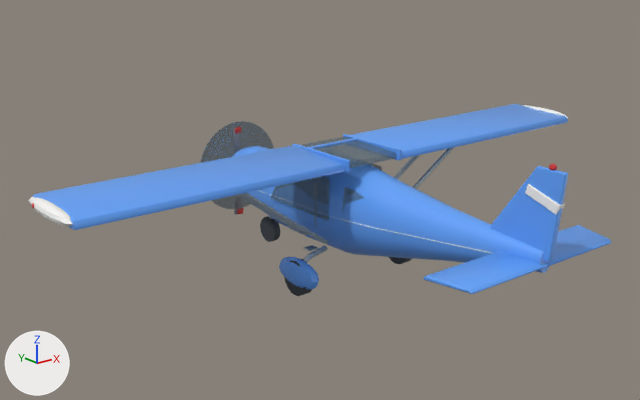
An edit to the Blender file SourceArt/Blender/Plane.blend, drawn before and after from the same camera.
Rendered twice from a 50 mm camera at (-10.02, -11.62, 5.04) aimed at (-0.6, 0.16, 0.33). Every picture has the same lights, and +X, +Y and +Z are marked at lower left. The first picture is the older version.

Names of what the first picture shows: 'Body__glass', 'Body__metal', 'Body__paint', 'Body__rubber', 'Body__white', 'Disc__glass' and 3 more.
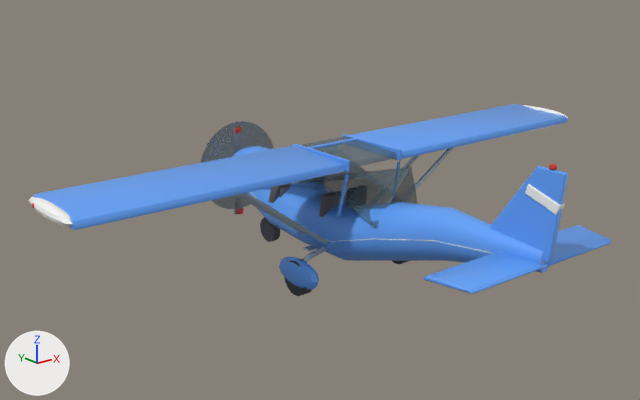
Changed parts and their boxes (x1, y1, x2, y2) in the pictures (640 x 400 px; the box of a moved part takes in the faces that stretch with it):
'Body__glass', reshaped
    before: (271, 136, 397, 220)
    after: (284, 136, 418, 228)
part 1 of me_body__paint, added
    after: (337, 174, 349, 216)
part 2 of me_body__paint, moved or reshaped
    before: (248, 148, 455, 261)
    after: (248, 149, 451, 261)
part 3 of me_body__white, moved or reshaped (mostly hidden)
    before: (333, 217, 433, 241)
    after: (331, 239, 433, 242)
part 4 of me_body__glass, added
    after: (284, 166, 418, 228)
part 5 of me_body__glass, deleted
    before: (342, 187, 364, 214)
part 6 of me_body__glass, deleted
    before: (271, 176, 330, 220)

What the commit changed:
me_body__paint is used by ob_body__paint; location (0.0, 0.0, 0.0).
me_body__paint had 806 vertices, 834 faces and spanned x -5.5..5.5, y -4.55..3.73, z -1.11..1.75.
me_body__paint now has 974 vertices, 978 faces and spans x -5.5..5.5, y -4.55..3.73, z -1.11..1.75.
me_body__paint part 1: a new loose piece of 42 vertices spanning x -0.68..-0.57, y -0.61..-0.39, z 0.19..0.98, in mat_paint (blue #61a2f9).
me_body__paint part 2: 72 vertices moved from x -0.66..0.66, y -1.2..1.8, z -0.73..1.01 to x -0.66..0.66, y -1.2..1.85, z -0.83..0.49.
Other edits to the shape of me_body__paint do not show in these pictures.
me_body__white is used by ob_body__white; location (0.0, 0.0, 0.0).
me_body__white had 392 vertices, 410 faces and spanned x -5.62..5.62, y -4.51..3.88, z -0.05..1.47.
me_body__white now has 392 vertices, 410 faces and spans x -5.62..5.62, y -4.51..3.88, z -0.4..1.47.
me_body__white part 3: all 18 vertices in x -0.53..0.53, y -1.2, z 0.1..0.22 are moved by (0.0, 0.0, -0.2).
Other edits to the shape of me_body__white do not show in these pictures.
me_body__glass is used by ob_body__glass; location (0.0, 0.0, 0.0).
me_body__glass had 144 vertices, 156 faces and spanned x -0.7..0.7, y -1.1..1.93, z 0.05..1.2.
me_body__glass now has 56 vertices, 52 faces and spans x -0.66..0.66, y -1.24..1.94, z 0.17..1.2.
me_body__glass part 4: a new loose piece of 24 vertices spanning x -0.58..0.58, y -1.24..1.94, z 0.17..1.0, in mat_glass (blue #597381).
me_body__glass part 5: the loose piece of 24 vertices spanning x -0.61..-0.35, y -1.1..-0.45, z 0.12..0.7 is deleted.
me_body__glass part 6: the loose piece of 24 vertices spanning x -0.7..-0.58, y -0.15..1.54, z 0.05..0.8 is deleted.
Other edits to the shape of me_body__glass do not show in these pictures.
